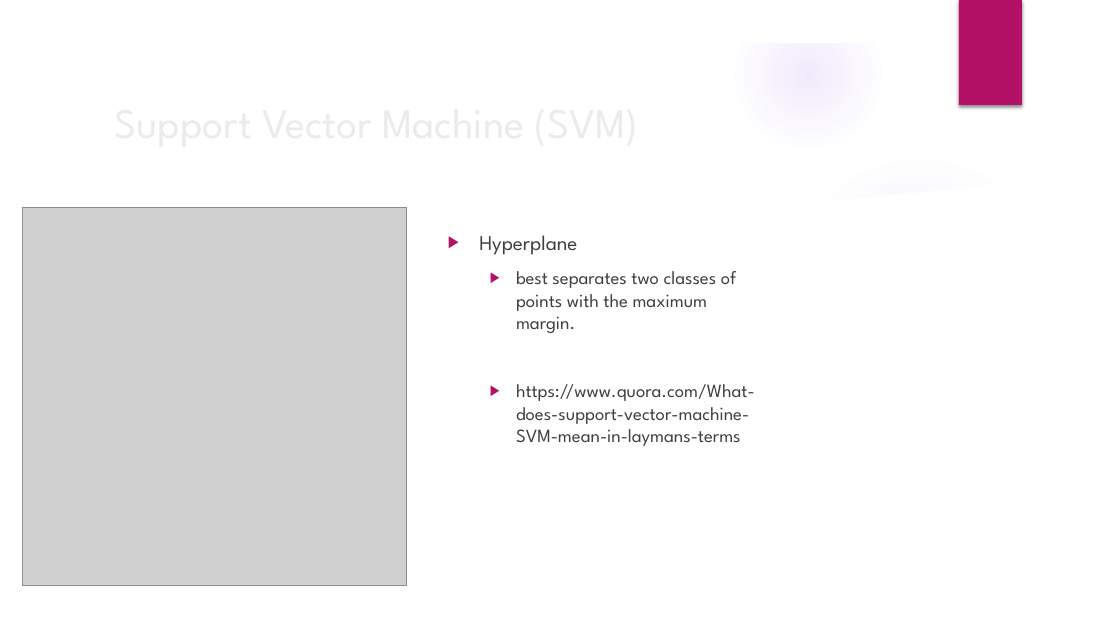
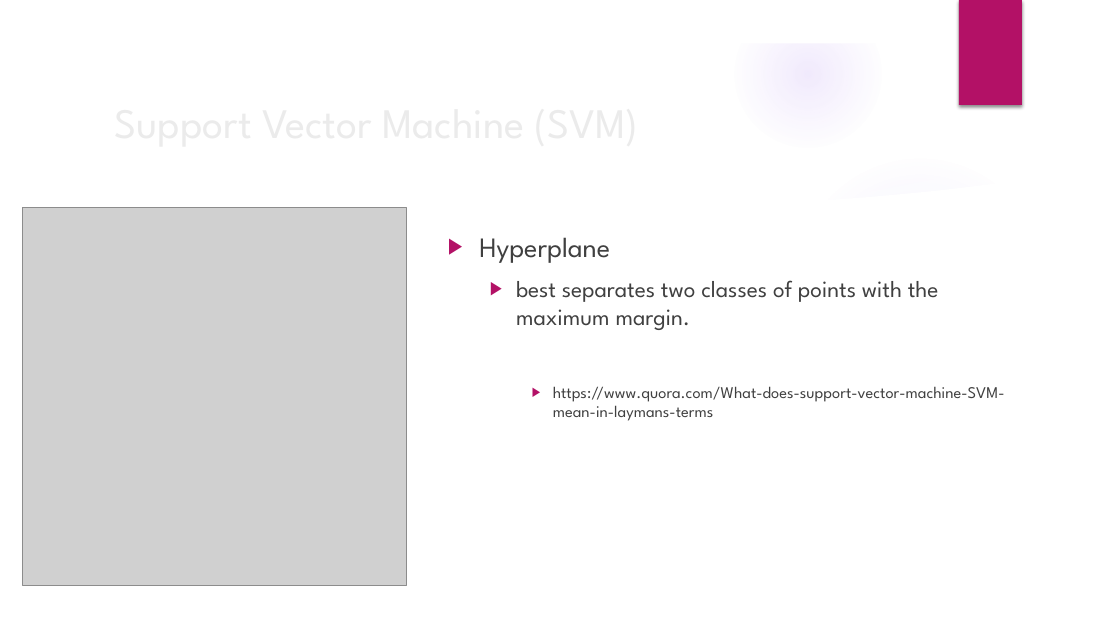
Before and after one commit to GregSimpson/SupportVectorMachine-CancerClassification, a slide deck: slide 7 of docs/gsimpson-CapstonePresentation.pptx. Drawn at 1120x630 pixels with LibreOffice and Linux fonts; fonts in the diff are those of the drawing; grey boxes stand for pictures; background and template pictures are left out. Boxes give left, top, right and bottom in pixels: in the first picture for what was removed or moved away, otherwise in the second. Text is boxed around its words. In the diff, an @@ line names an element or a change of style, - is before the commit and + after.

```diff
--- a/docs/gsimpson-CapstonePresentation.pptx
+++ b/docs/gsimpson-CapstonePresentation.pptx
@@ text "Hyperplane" at (479,237,1005,421): size 18 to 24 pt in "Hyperplane"; size 16 to 20 pt in "best separates two classes of points with ..."; size 16 to 14 pt in "https://www.quora.com/What-does-support-vector-machine-SVM-m ..."; list level 2 to 3 in "https://www.quora.com/What-does-support-vector-machine-SVM-m ..." @@
```
Also in this commit, not shown: 8 other slides changed, 2 slides removed, 1 other file.
